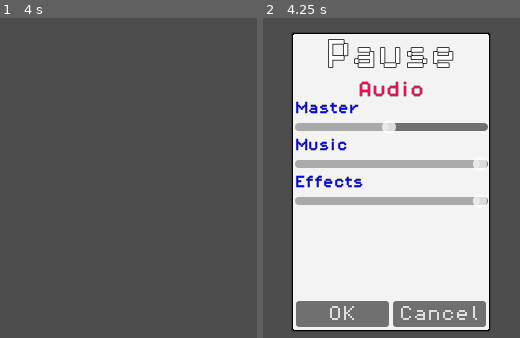
Above: before the commit, frames 1-2 (left to right).
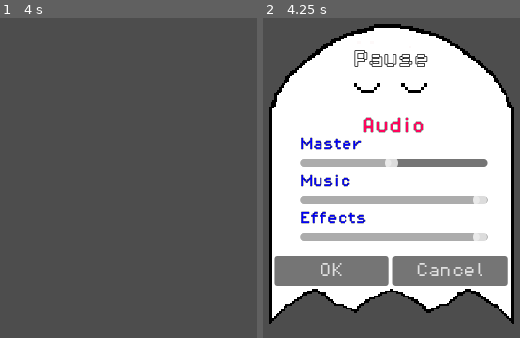
Above: after the commit, the same moments.

Repository: Kurrnau/tiimi13_gamejam2026
Game: Godot game, scene res://Scenes/UI/MainUI.tscn
Same seed, same stepped clock (60 frames per second), same inputs: the game is played once before the commit and once after it. This scene is started directly instead of the project's main scene.
Inputs:
- Up to frame 1 (4 s): tap Enter at 0.5, 2, 3.5 s; hold D (Right) 0.53-1.28 s; tap Space at 1.25, 2.75 s; hold S (Down) 1.28-2.03 s; hold D (Right) 2.03-2.78 s; hold W (Up) 2.78-3.53 s; hold A (Left) from 3.53 s (still down)
- Up to frame 2 (4.25 s): keep holding A (Left); tap Escape (Pause) at 4.15 s

Frame 1 is identical in both runs. In frame 2, 42% of the frame differs, in the area x 2-98%, y 1-98%.

Commit message:
Menun taustan vaihto

Diff:
--- a/Scenes/UI/MainUI.tscn
+++ b/Scenes/UI/MainUI.tscn
@@ -1,11 +1,11 @@
-[gd_scene load_steps=6 format=3 uid="uid://b5x38orcvij21"]
+[gd_scene load_steps=5 format=3 uid="uid://b5x38orcvij21"]
 
-[ext_resource type="Texture2D" uid="uid://b3lmwbllvc4uu" path="res://Art/ui-border.png" id="1_58co4"]
 [ext_resource type="Script" uid="uid://5kyw3bdv0atl" path="res://Code/UI/PauseMenu.gd" id="1_yftfo"]
-[ext_resource type="FontFile" uid="uid://cmqpdi4clgsop" path="res://Art/PixelOperator8.ttf" id="2_4cpe4"]
+[ext_resource type="Texture2D" uid="uid://bc44spx2w88j" path="res://Art/pausemenu.png" id="2_4cpe4"]
 [ext_resource type="PackedScene" uid="uid://cy4rpphohnbwk" path="res://Scenes/UI/AudioControl.tscn" id="2_52ctl"]
 
 [sub_resource type="SystemFont" id="SystemFont_4cpe4"]
+subpixel_positioning = 0
 
 [node name="MainUI" type="CanvasLayer"]
 
@@ -19,31 +19,26 @@
 offset_bottom = 330.0
 script = ExtResource("1_yftfo")
 
-[node name="Background" type="NinePatchRect" parent="PauseMenu"]
-layout_mode = 1
-anchors_preset = 15
-anchor_right = 1.0
-anchor_bottom = 1.0
-grow_horizontal = 2
-grow_vertical = 2
-texture = ExtResource("1_58co4")
-patch_margin_left = 3
-patch_margin_top = 3
-patch_margin_right = 3
-patch_margin_bottom = 3
+[node name="Background" type="TextureRect" parent="PauseMenu"]
+layout_mode = 0
+offset_left = -30.0
+offset_top = -18.0
+offset_right = 241.87503
+offset_bottom = 306.0
+scale = Vector2(0.96, 1)
+texture = ExtResource("2_4cpe4")
 
 [node name="Headline" type="Label" parent="PauseMenu/Background"]
 layout_mode = 1
 anchors_preset = 10
 anchor_right = 1.0
-offset_left = 3.0
-offset_top = 3.0
-offset_right = -3.0
-offset_bottom = 45.0
+offset_left = 39.58334
+offset_top = 36.0
+offset_right = -40.416656
+offset_bottom = 56.0
 grow_horizontal = 2
 theme_override_constants/outline_size = 3
-theme_override_fonts/font = ExtResource("2_4cpe4")
-theme_override_font_sizes/font_size = 30
+theme_override_font_sizes/font_size = 18
 text = "Pause"
 horizontal_alignment = 1
 vertical_alignment = 1
@@ -53,10 +48,10 @@
 layout_mode = 1
 anchors_preset = 10
 anchor_right = 1.0
-offset_left = 4.0
-offset_top = 50.0
-offset_right = -3.0
-offset_bottom = 80.0
+offset_left = 40.625008
+offset_top = 104.0
+offset_right = -35.375
+offset_bottom = 214.0
 grow_horizontal = 2
 
 [node name="AudioHeadline" type="Label" parent="PauseMenu/Background/AudioControls"]
@@ -64,6 +59,7 @@
 theme_override_colors/font_color = Color(1, 0.015686275, 0.36078432, 1)
 theme_override_constants/outline_size = 1
 theme_override_fonts/font = SubResource("SystemFont_4cpe4")
+theme_override_font_sizes/font_size = 16
 text = "Audio"
 horizontal_alignment = 1
 
@@ -85,21 +81,23 @@
 anchor_top = 1.0
 anchor_right = 1.0
 anchor_bottom = 1.0
-offset_left = 5.0
-offset_top = -31.0
-offset_right = -5.0
-offset_bottom = -5.0
+offset_left = 13.541675
+offset_top = -82.0
+offset_right = -14.583313
+offset_bottom = -52.0
 grow_horizontal = 2
 grow_vertical = 0
 
 [node name="OK" type="Button" parent="PauseMenu/Background/Buttons"]
 layout_mode = 2
 size_flags_horizontal = 3
+theme_override_font_sizes/font_size = 14
 text = "OK"
 
 [node name="Cancel" type="Button" parent="PauseMenu/Background/Buttons"]
 layout_mode = 2
 size_flags_horizontal = 3
+theme_override_font_sizes/font_size = 14
 text = "Cancel"
 
 [connection signal="pressed" from="PauseMenu/Background/Buttons/OK" to="PauseMenu" method="_on_ok_pressed"]
